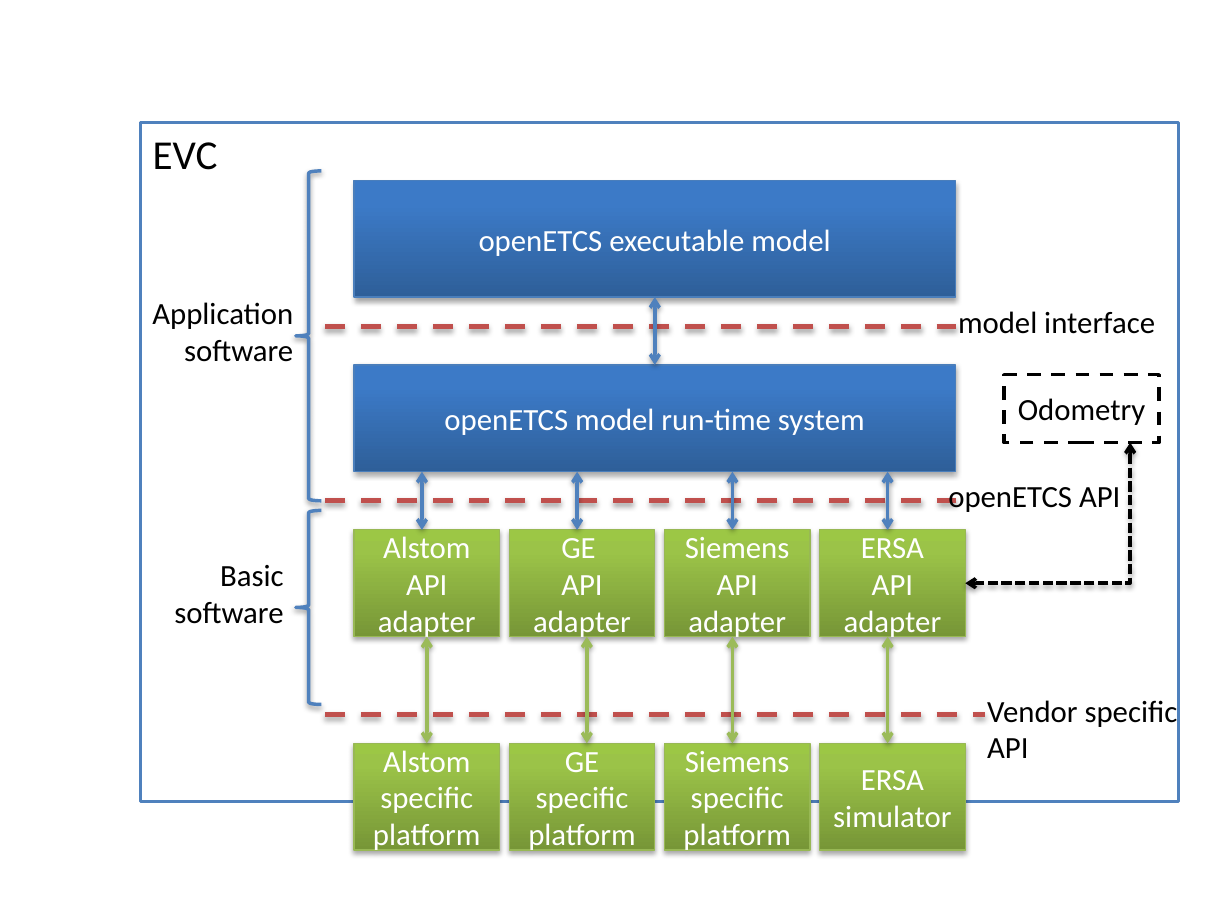
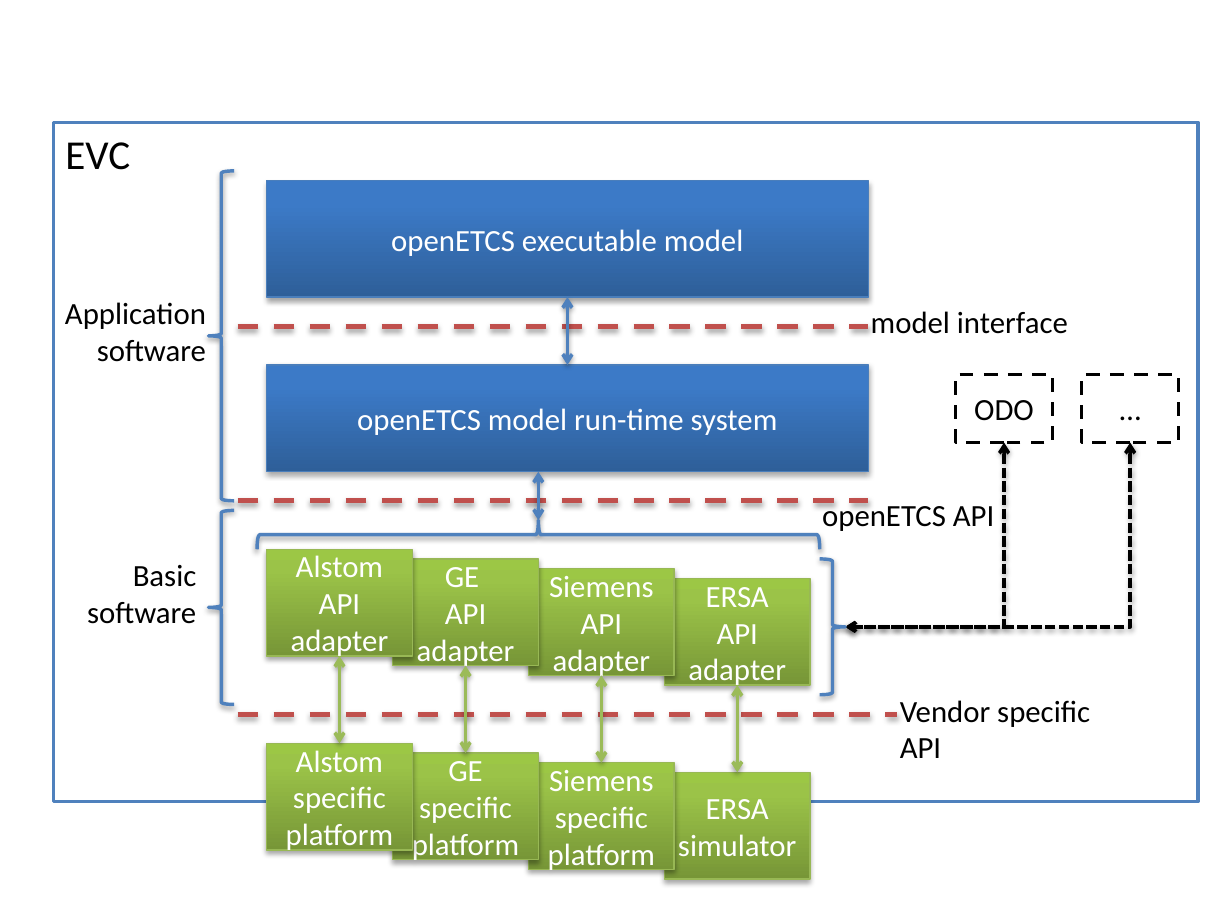
Before and after one commit to openETCS/modeling, a slide deck: slide 1 of API/description/images/software-architecture.pptx. Drawn at 1232x924 pixels with LibreOffice and Linux fonts; fonts in the diff are those of the drawing. Boxes give left, top, right and bottom in pixels: in the first picture for what was removed or moved away, otherwise in the second. Text is boxed around its words. In the diff, an @@ line names an element or a change of style, - is before the commit and + after.

```diff
--- a/API/description/images/software-architecture.pptx
+++ b/API/description/images/software-architecture.pptx
@@ rectangle: place and size @@
-rectangle at box(140, 122, 1179, 801)
+rectangle at box(53, 122, 1198, 801)
@@ rectangle "ODO": place and size @@
-rectangle "ODO" at box(1004, 375, 1159, 442)
+rectangle "ODO" at box(956, 375, 1053, 442)
@@ rectangle added at box(1082, 375, 1179, 442), fill #FFFFFF, outline #000000 2 pt dashed, 18 pt, text #000000 @@
+…
@@ text in rectangle at box(974, 400, 1034, 421): text changed @@
-Odometry
+ODO
@@ elbow double arrow moved from (1130, 442) - (965, 583) to (1004, 442) - (845, 627) @@
@@ elbow double arrow added from (1130, 442) to (845, 627), #000000 2 pt dashed @@
@@ double arrow moved from (423, 472) - (423, 530) to (538, 472) - (538, 520) @@
@@ double arrow removed from (578, 472) to (578, 530) @@
@@ double arrow removed from (732, 472) to (732, 530) @@
@@ double arrow removed from (887, 472) to (887, 530) @@
@@ 3 rectangles, 3 texts, 3 lines, 1 double arrow: place and size @@
-3 rectangles, 3 texts, 3 lines, 1 double arrow at box(153, 142, 1155, 850)
+3 rectangles, 3 texts, 3 lines, 1 double arrow at box(65, 142, 1068, 850)
@@ text "openETCS API" rewrapped from box(948, 487, 1120, 512) to box(822, 500, 994, 531) @@
@@ 2 texts, 2 left braces: place and size @@
-2 texts, 2 left braces at box(152, 171, 1178, 758)
+2 texts, 2 left braces at box(65, 171, 1090, 758)
@@ left brace added at box(257, 521, 820, 550), outline #4F81BD 2 pt @@
@@ rectangle "Alstom API adapter": place and size @@
-rectangle "Alstom API adapter" at box(354, 530, 499, 637)
+rectangle "Alstom API adapter" at box(267, 549, 413, 657)
@@ rectangle "GE": place and size @@
-rectangle "GE" at box(509, 530, 654, 637)
+rectangle "GE" at box(393, 559, 538, 667)
@@ rectangle "Siemens": place and size @@
-rectangle "Siemens" at box(664, 530, 809, 637)
+rectangle "Siemens" at box(529, 569, 674, 676)
@@ left brace added at box(819, 559, 845, 695), outline #4F81BD 2 pt @@
@@ rectangle "ERSA": place and size @@
-rectangle "ERSA" at box(819, 530, 965, 637)
+rectangle "ERSA" at box(664, 578, 809, 685)
@@ double arrow moved from (426, 637) - (426, 743) to (340, 655) - (340, 743) @@
@@ double arrow moved from (586, 637) - (586, 743) to (466, 665) - (466, 753) @@
@@ double arrow moved from (732, 637) - (732, 743) to (601, 675) - (601, 763) @@
@@ double arrow moved from (887, 637) - (887, 743) to (737, 685) - (737, 772) @@
@@ rectangle "GE specific platform": place and size @@
-rectangle "GE specific platform" at box(509, 743, 654, 850)
+rectangle "GE specific platform" at box(393, 753, 538, 860)
@@ rectangle "Siemens specific platform": place and size @@
-rectangle "Siemens specific platform" at box(664, 743, 809, 850)
+rectangle "Siemens specific platform" at box(529, 763, 674, 870)
@@ rectangle "ERSA simulator": place and size @@
-rectangle "ERSA simulator" at box(819, 743, 965, 850)
+rectangle "ERSA simulator" at box(664, 772, 809, 880)
```
Also in this commit, not shown: 8 other files.
